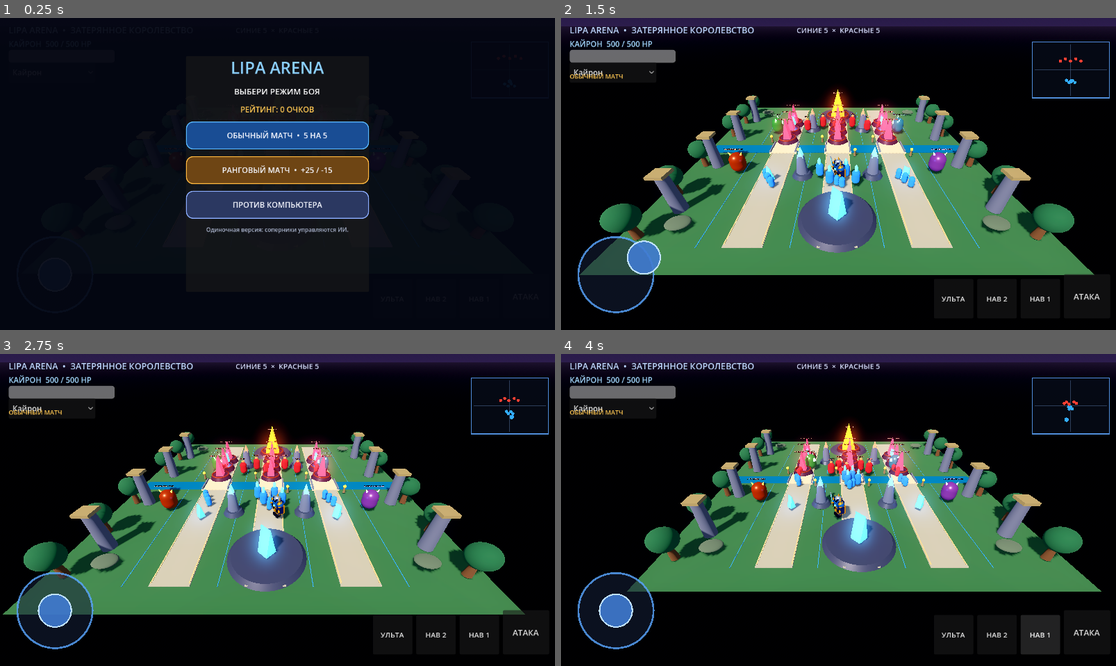
Above: before the commit, frames 1-4 (two rows, left to right).
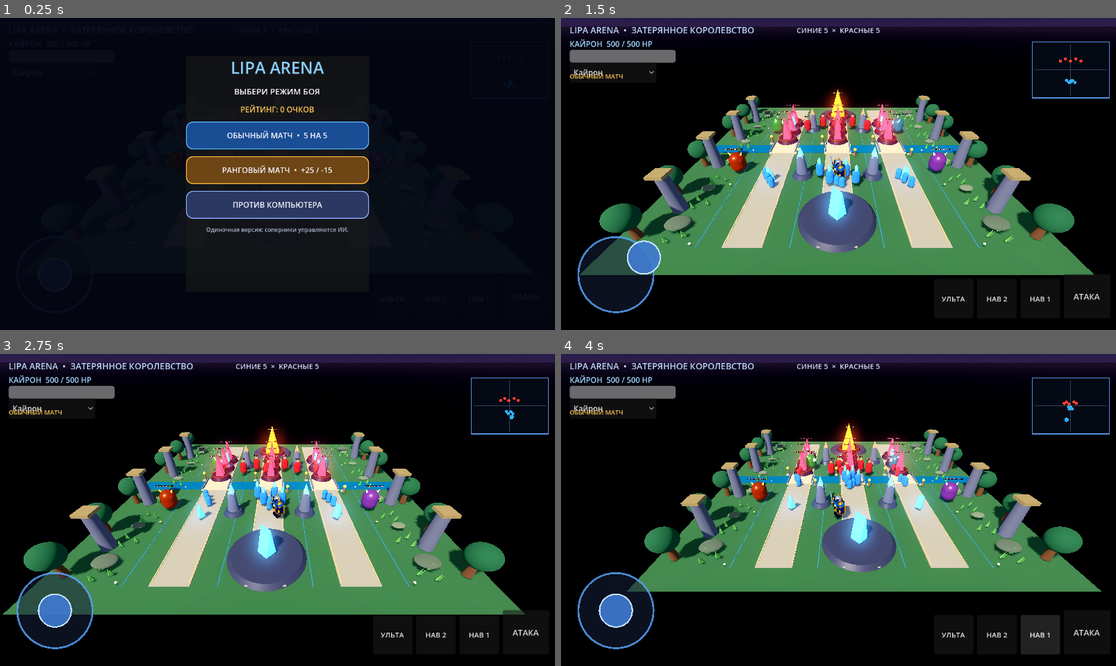
Above: after the commit, the same moments.

Repository: soldatovaveronika03-oss/Lipa-Arena
Game: Godot game, scene res://scenes/main.tscn
Two runs of this game, one before a commit and one after it. Both use one fixed random seed, a clock stepped at 60 frames per second and the inputs below.
Inputs (mouse positions are in pixels of both pictures, inside the frame that each line leads up to):
- Up to frame 1 (0.25 s): no input
- Up to frame 2 (1.5 s): click "ОБЫЧНЫЙ МАТЧ • 5 НА 5" at 0.5 s; drag from (616, 273) to (894, 105) at 1.27 s
- Up to frame 3 (2.75 s): drag from (166, 525) to (249, 572) at 2.02 s
- Up to frame 4 (4 s): click "АТАКА" at 2.75 s; click "НАВ 1" at 3.5 s

The runs differ from the first frame. In frame 2, 0.5% of the frame differs, in the area x 18-82%, y 28-74%; in frame 3, 0.6%, in the area x 15-81%, y 28-75%; in frame 4, 0.5%.

Commit message:
Add lush forest ground details and natural scenery

Diff:
--- a/scripts/main.gd
+++ b/scripts/main.gd
@@ -128,6 +128,7 @@
 	_create_lane_paths()
 	_create_river_and_bridges()
 	_create_forest_border()
+	_create_ground_details()
 	_create_lane_lamps()
 
 func _create_base(pos: Vector3, glow: Color) -> void:
@@ -675,6 +676,72 @@
 		rock.material_override = _mat(Color(0.20, 0.25, 0.22), 0.05, 1.0)
 		add_child(rock)
 
+func _create_ground_details() -> void:
+	# Low-poly grass, flowers and mossy stones make the jungle feel less empty.
+	var grass_materials := [
+		_mat(Color(0.12, 0.34, 0.16), 0.0, 1.0),
+		_mat(Color(0.18, 0.42, 0.19), 0.0, 1.0),
+		_mat(Color(0.25, 0.46, 0.20), 0.0, 1.0)
+	]
+	var flower_materials := [
+		_mat(Color(1.0, 0.78, 0.30), 0.0, 0.8),
+		_mat(Color(0.82, 0.48, 0.82), 0.0, 0.8),
+		_mat(Color(0.90, 0.88, 0.72), 0.0, 0.8)
+	]
+	for side in [-1.0, 1.0]:
+		for row in range(9):
+			var z := -14.0 + float(row) * 3.5
+			for offset in [-1.1, 0.0, 1.1]:
+				var tuft := Node3D.new()
+				tuft.position = Vector3(side * (11.8 + absf(offset)), 0.0, z + offset * 0.45)
+				add_child(tuft)
+				for blade in range(3):
+					var grass := MeshInstance3D.new()
+					var blade_mesh := CylinderMesh.new()
+					blade_mesh.top_radius = 0.015
+					blade_mesh.bottom_radius = 0.075
+					blade_mesh.height = 0.48 + float((row + blade) % 3) * 0.12
+					grass.mesh = blade_mesh
+					grass.position = Vector3(float(blade - 1) * 0.10, blade_mesh.height * 0.5, 0.0)
+					grass.rotation_degrees = Vector3(0.0, float(blade) * 55.0, float(blade - 1) * 13.0)
+					grass.material_override = grass_materials[(row + blade) % grass_materials.size()]
+					tuft.add_child(grass)
+			if row % 2 == 0:
+				var flower := MeshInstance3D.new()
+				var flower_mesh := SphereMesh.new()
+				flower_mesh.radius = 0.10
+				flower_mesh.height = 0.16
+				flower.mesh = flower_mesh
+				flower.position = Vector3(side * 10.9, 0.18, z + 0.8)
+				flower.material_override = flower_materials[row % flower_materials.size()]
+				add_child(flower)
+
+	# Mossy stones and small ruins decorate the jungle edges without blocking lanes.
+	for side in [-1.0, 1.0]:
+		for z in [-11.5, -6.5, -1.5, 3.5, 8.5, 13.0]:
+			var stone := MeshInstance3D.new()
+			var stone_mesh := SphereMesh.new()
+			stone_mesh.radius = 0.48
+			stone_mesh.height = 0.62
+			stone.mesh = stone_mesh
+			stone.position = Vector3(side * 12.7, 0.28, z)
+			stone.scale = Vector3(1.35, 0.72, 0.9)
+			stone.material_override = _mat(Color(0.27, 0.32, 0.27), 0.05, 1.0)
+			add_child(stone)
+
+	# Small reflective stepping stones near the river banks.
+	for lane_x in [-7.0, 0.0, 7.0]:
+		for side in [-1.0, 1.0]:
+			var pebble := MeshInstance3D.new()
+			var pebble_mesh := CylinderMesh.new()
+			pebble_mesh.top_radius = 0.22
+			pebble_mesh.bottom_radius = 0.28
+			pebble_mesh.height = 0.10
+			pebble.mesh = pebble_mesh
+			pebble.position = Vector3(lane_x + side * 2.15, 0.015, side * 1.45)
+			pebble.material_override = _mat(Color(0.42, 0.48, 0.48), 0.18, 0.42)
+			add_child(pebble)
+
 func _create_lane_lamps() -> void:
 	# Warm lights mark the approaches to the river bridges.
 	for lane_x in [-7.0, 0.0, 7.0]:
